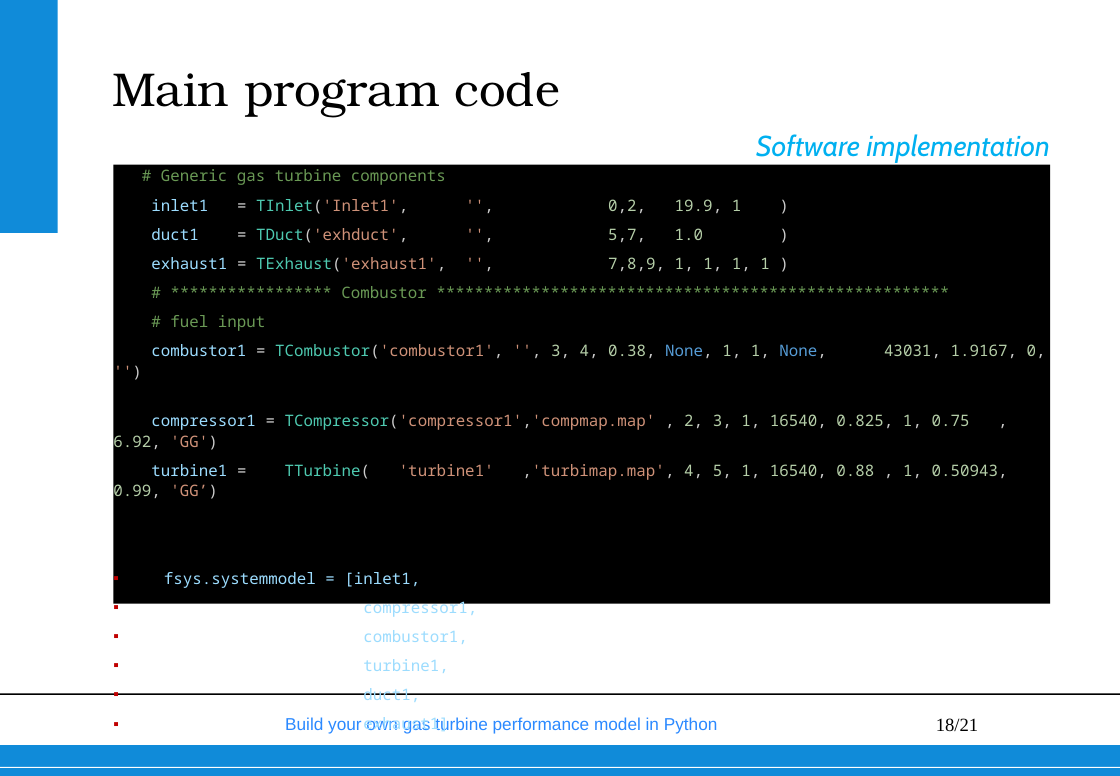
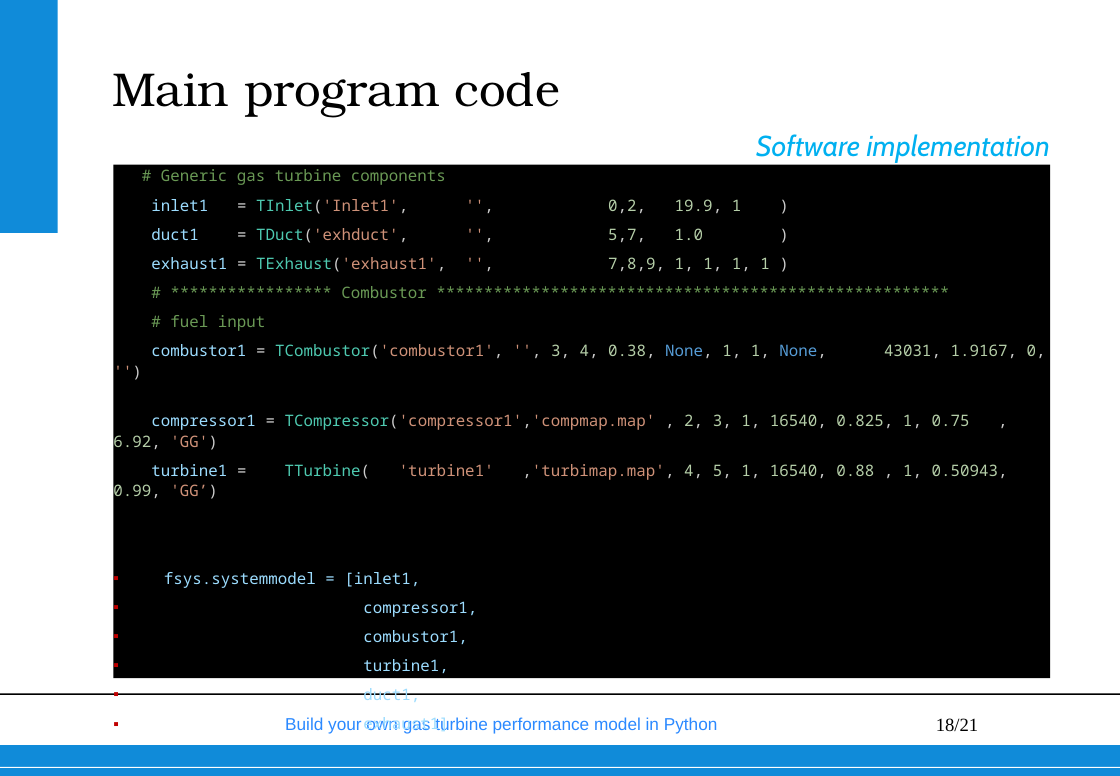
Before and after one commit to wvisser1958/GSPy, a slide deck: slide 18 of doc/Build your own gas turbine performance model from scratch.pptx. Drawn at 1120x776 pixels with LibreOffice and Linux fonts; fonts in the diff are those of the drawing; background and template pictures are left out. Boxes give left, top, right and bottom in pixels: in the first picture for what was removed or moved away, otherwise in the second. Text is boxed around its words. In the diff, an @@ line names an element or a change of style, - is before the commit and + after.

```diff
--- a/doc/Build your own gas turbine performance model from scratch.pptx
+++ b/doc/Build your own gas turbine performance model from scratch.pptx
@@ text "# Generic gas turbine components": place and size @@
-text "# Generic gas turbine components" at [114,164,1051,603]
+text "# Generic gas turbine components" at [114,164,1051,677]
```
Also in this commit, not shown: 8 other slides changed.
